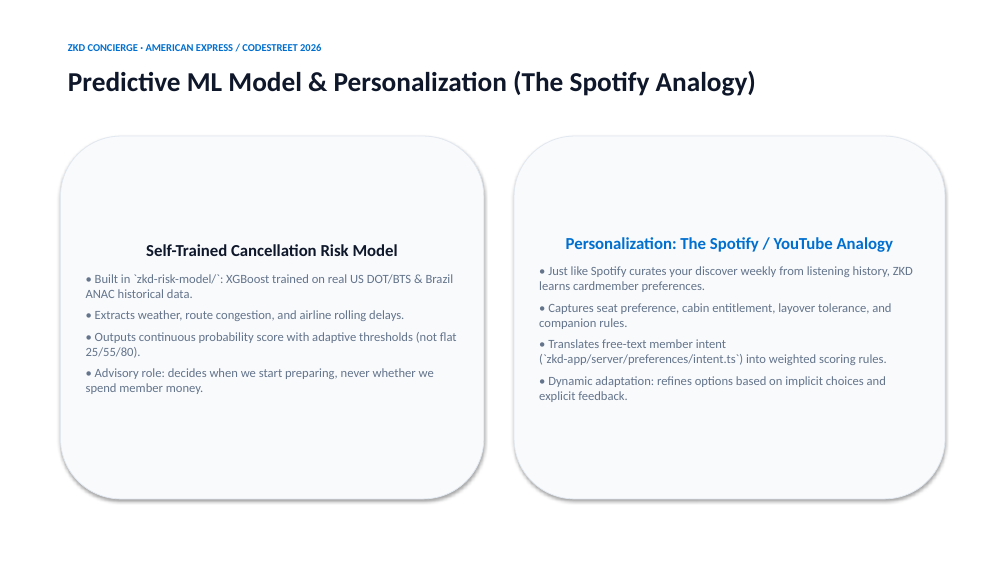
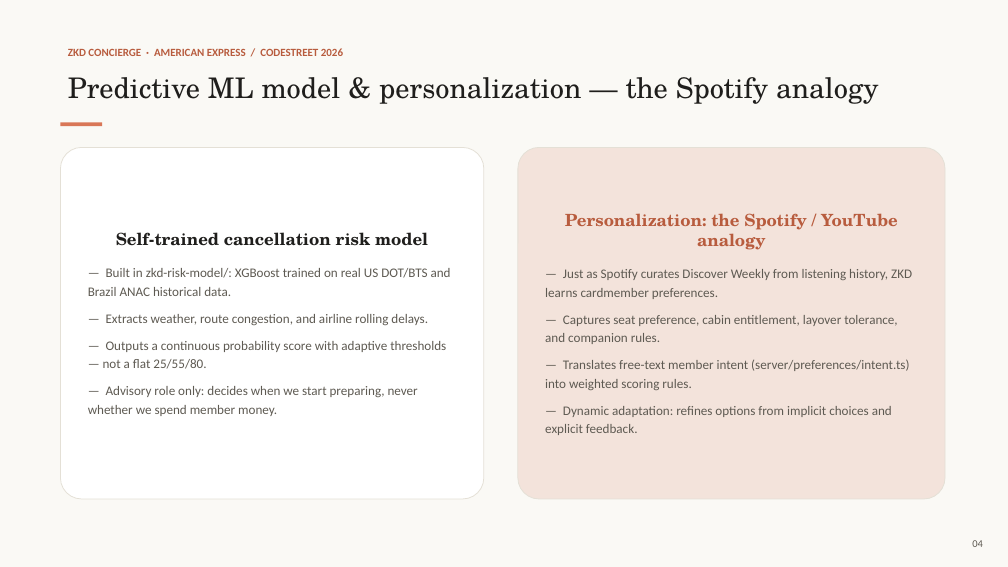
Before and after one commit to Krishna-529/amex-hackathon-2026, a slide deck: slide 4 of assets/deck/ZKD_Concierge_Codestreet_2026.pptx. Drawn at 1008x567 pixels with LibreOffice and Linux fonts; fonts in the diff are those of the drawing. Boxes give left, top, right and bottom in pixels: in the first picture for what was removed or moved away, otherwise in the second. Text is boxed around its words. In the diff, an @@ line names an element or a change of style, - is before the commit and + after.

Commit message:
Redesign pitch deck in Claude visual style
Swap the Amex-blue/slate theme for a Claude-brand palette: warm
cream background, ink text, coral/clay accent, serif display type
with a sans body face. Content and slide structure are unchanged;
only typography, color, and card treatment were redone.

```diff
--- a/assets/deck/ZKD_Concierge_Codestreet_2026.pptx
+++ b/assets/deck/ZKD_Concierge_Codestreet_2026.pptx
@@ rectangle added at (0,0,1008,567), fill #FAF9F5 @@
@@ text "ZKD CONCIERGE · AMERICAN EXPRESS ..." at (68,48,343,56): size 10 to 10.5 pt, text colour #006FCF to #B85C3E @@
@@ text at (68,77,878,104): text changed; size 26 to 27 pt; font Calibri to TeX Gyre Schola; text colour #0F172A to #1F1E1C; bold off @@
-Predictive ML Model & Personalization (The Spotify Analogy)
+Predictive ML model & personalization — the Spotify analogy
@@ rounded rectangle "Self-trained cancellation risk model": place and size @@
-rounded rectangle "Self-trained cancellation risk model" at (60,136,484,499)
+rounded rectangle "Self-trained cancellation risk model" at (60,147,484,499)
@@ rounded rectangle "Self-trained cancellation risk model" at (60,147,484,499): fill #F8FAFC to #FFFFFF; outline #E2E8F0 0.75 pt to #E4E0D6 0.75 pt; shadow off; proportions changed @@
@@ rectangle added at (60,123,102,126), fill #D97757 @@
@@ rounded rectangle "Personalization: the Spotify / YouTube ...": place and size @@
-rounded rectangle "Personalization: the Spotify / YouTube ..." at (514,136,945,499)
+rounded rectangle "Personalization: the Spotify / YouTube ..." at (518,147,945,499)
@@ rounded rectangle "Personalization: the Spotify / YouTube ..." at (518,147,945,499): fill #F8FAFC to #F3E3DB; outline #E2E8F0 0.75 pt to #E4E0D6 0.75 pt; shadow off; proportions changed @@
@@ text in rounded rectangle at (88,232,451,416): text changed; size 12 to 12.5 pt; text colour #64748B to #5E5A52 @@
-Self-Trained Cancellation Risk Model
-• Built in `zkd-risk-model/`: XGBoost trained on real US DOT/BTS & Brazil ANAC historical data.
-• Extracts weather, route congestion, and airline rolling delays.
-• Outputs continuous probability score with adaptive thresholds (not flat 25/55/80).
-• Advisory role: decides when we start preparing, never whether we spend member money.
+Self-trained cancellation risk model
+— Built in zkd-risk-model/: XGBoost trained on real US DOT/BTS and Brazil ANAC historical data.
+— Extracts weather, route congestion, and airline rolling delays.
+— Outputs a continuous probability score with adaptive thresholds — not a flat 25/55/80.
+— Advisory role only: decides when we start preparing, never whether we spend member money.
@@ text in rounded rectangle at (545,213,912,435): text changed; size 12 to 12.5 pt; text colour #64748B to #5E5A52 @@
-Personalization: The Spotify / YouTube Analogy
-• Just like Spotify curates your discover weekly from listening history, ZKD learns cardmember preferences.
-• Captures seat preference, cabin entitlement, layover tolerance, and companion rules.
-• Translates free-text member intent (`zkd-app/server/preferences/intent.ts`) into weighted scoring rules.
-• Dynamic adaptation: refines options based on implicit choices and explicit feedback.
+Personalization: the Spotify / YouTube analogy
+— Just as Spotify curates Discover Weekly from listening history, ZKD learns cardmember preferences.
+— Captures seat preference, cabin entitlement, layover tolerance, and companion rules.
+— Translates free-text member intent (server/preferences/intent.ts) into weighted scoring rules.
+— Dynamic adaptation: refines options from implicit choices and explicit feedback.
@@ text added at (972,540,983,547), 10 pt, text #5E5A52 @@
+04
```
Also in this commit, not shown: 9 other slides changed, 1 other file.
